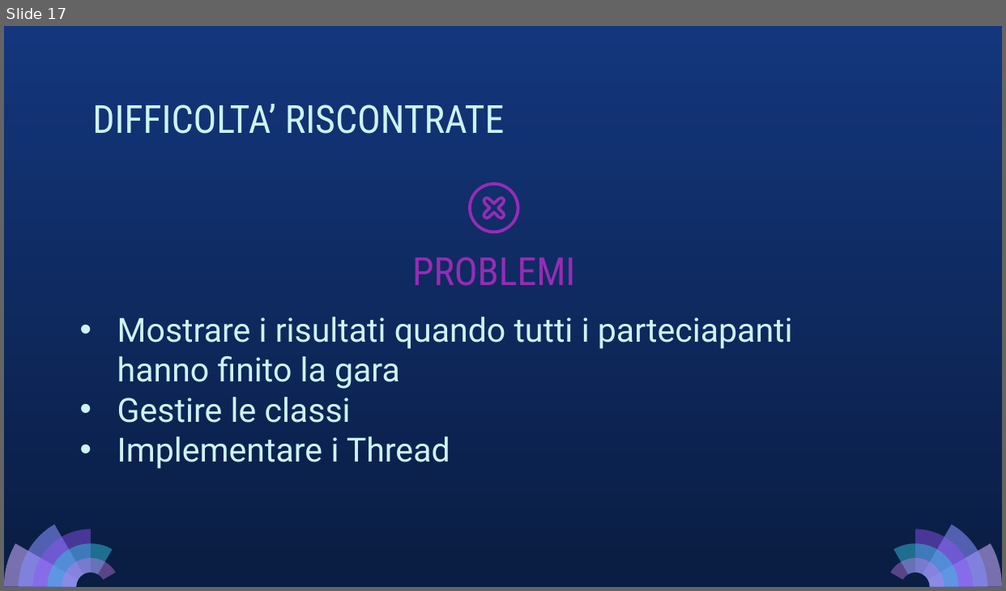
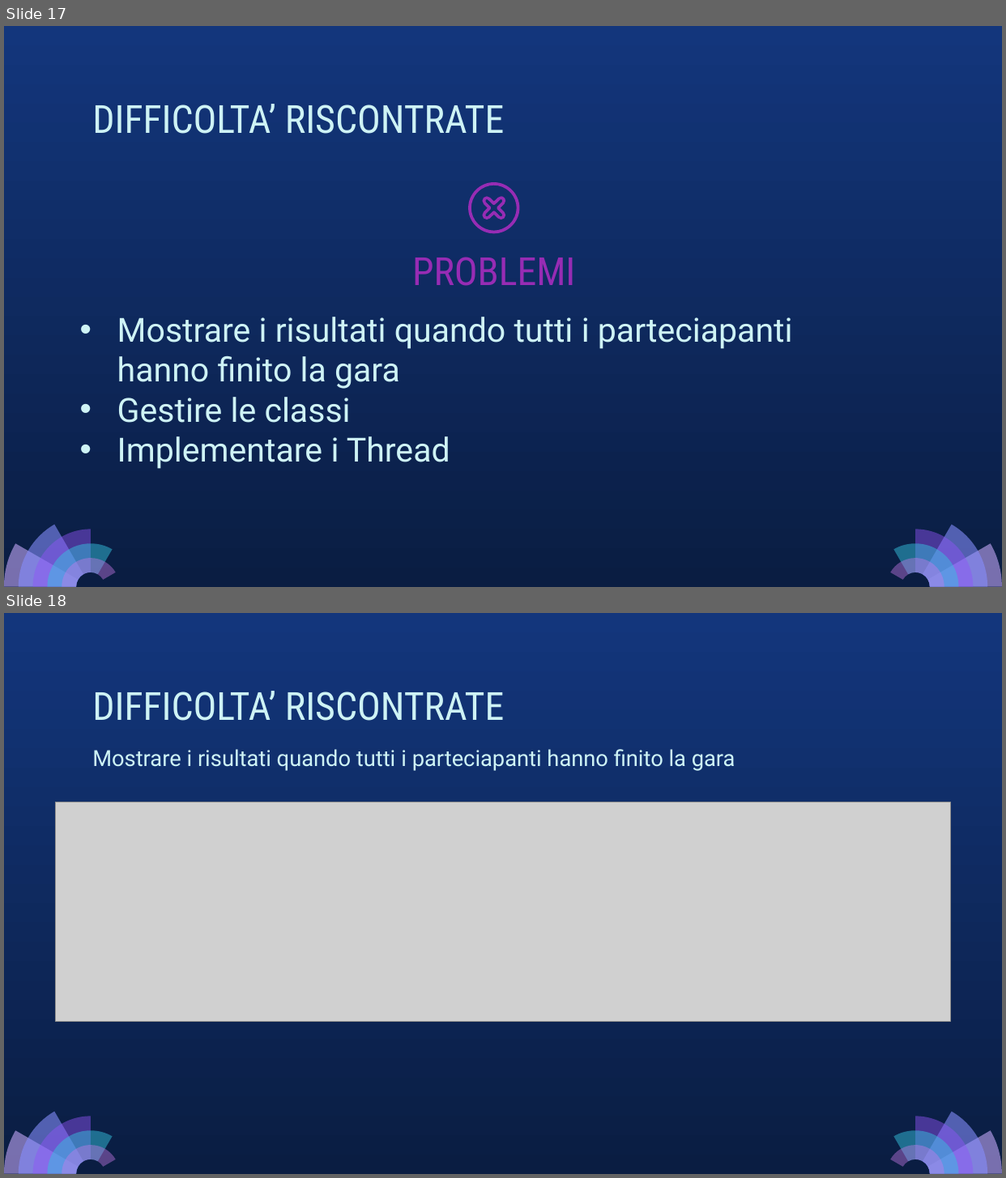
Before and after one commit to LorenzoBastianelli/Progetto_Maratona, a slide deck: File/ProgettoMaratonaBastianelli_Fiore.pptx. Shown one above the other, each under a label of ours: slide 17 before the commit, slides 17 and 18 after it. The pictures are 1006x591 and 1006x1178 pixels, drawn with LibreOffice and Linux fonts; fonts in the diff are those of the drawing; grey boxes stand for pictures. Boxes give left, top, right and bottom in pixels: in the first picture for what was removed or moved away, otherwise in the second. Text is boxed around its words. In the diff, an @@ line names an element or a change of style, - is before the commit and + after.

Commit message:
Varie modifiche
Aggiornato pdf del ppt

```diff
--- a/File/ProgettoMaratonaBastianelli_Fiore.pptx
+++ b/File/ProgettoMaratonaBastianelli_Fiore.pptx
@@ slide 18 added at [4,613,1002,1174], background gradient #13367C to #0A1D42; not listed: 10 template elements that a slide beside it also shows @@
@@ title added at [92,691,505,721], 28 pt, text #CEF3F5 @@
+DIFFICOLTA’ RISCONTRATE
@@ text added at [92,749,735,771], 16 pt, text #CEF3F5 @@
+Mostrare i risultati quando tutti i parteciapanti hanno finito la gara
@@ picture added at [55,803,950,1022] @@
```
Also in this commit, not shown: 1 other file.
